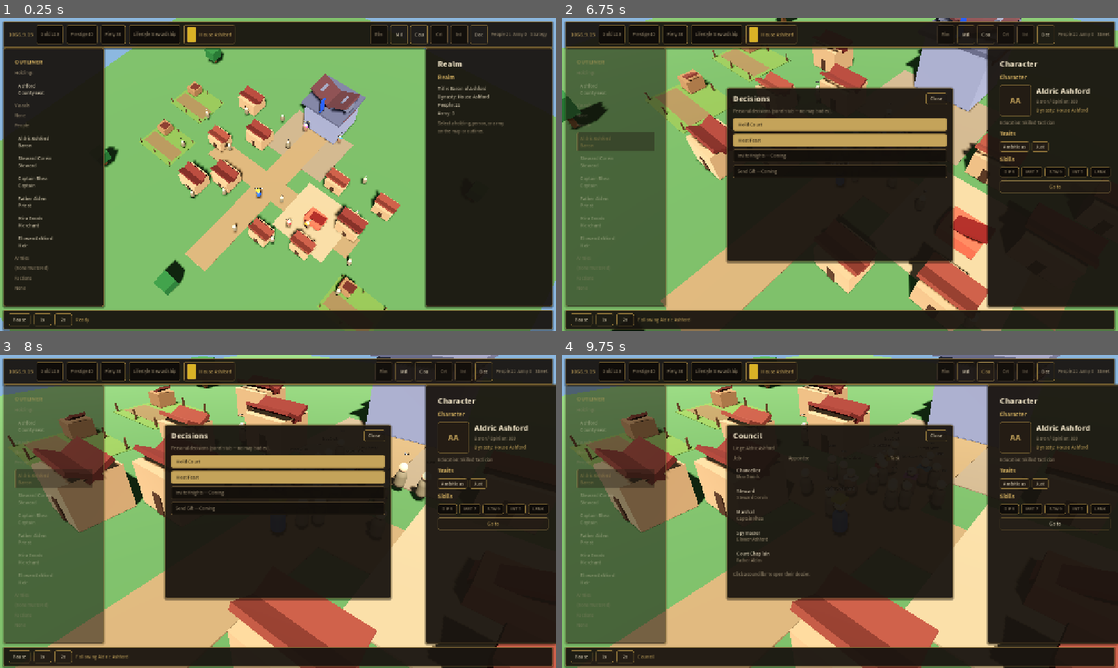
Above: before the commit, frames 1-4 (two rows, left to right).
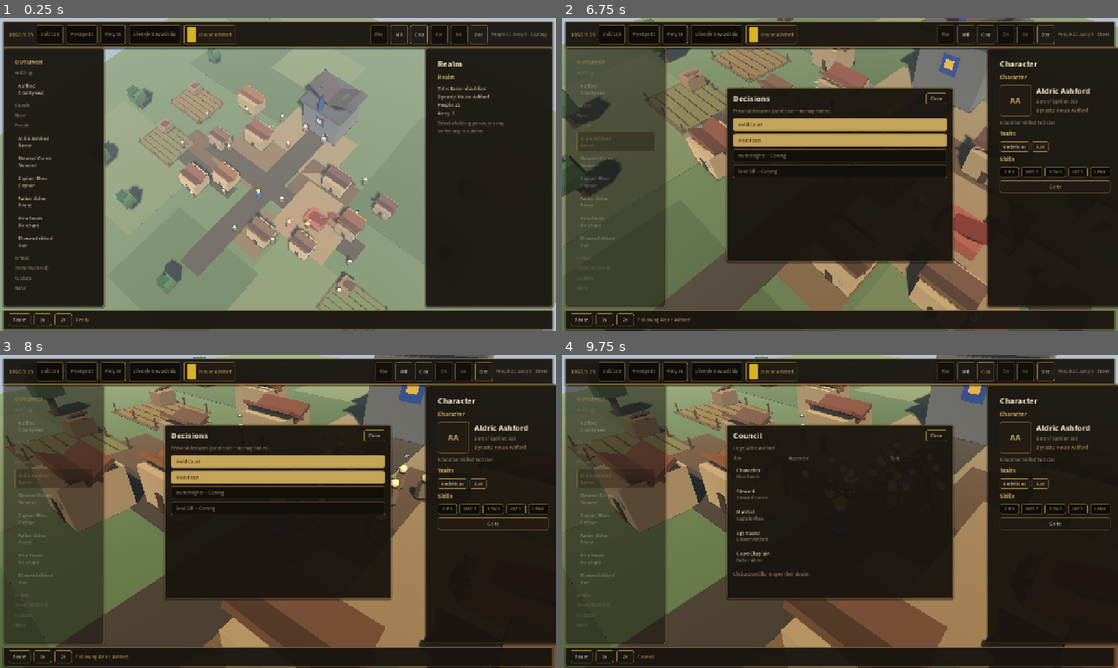
Above: after the commit, the same moments.

Repository: lpoyoll/Realm-of-Kings
Game: Godot game, scene res://scenes/main.tscn
Two runs of this game, one before a commit and one after it. Both use one fixed random seed, a clock stepped at 60 frames per second and the inputs below.
Inputs:
- Up to frame 1 (0.25 s): no input
- Up to frame 2 (6.75 s): click "Rlm" at 0.5 s; click "Mil" at 1.25 s; click "Cou" at 2 s; click "Crt" at 2.75 s; click "Int" at 3.5 s; click "Dec" at 4.25 s; click "Ashford County seat" at 5 s; click "Aldric Ashford Baron" at 5.75 s; click "Go to" at 6.5 s
- Up to frame 3 (8 s): click "Go to" at 7.25 s
- Up to frame 4 (9.75 s): click "Rlm" at 8 s; click "Mil" at 8.75 s; click "Cou" at 9.5 s

The runs differ from the first frame. In frame 1, 50% of the frame differs, in the area x 0-100%, y 0-100%; in frame 2, 35%; in frame 3, 40%; in frame 4, 40%.

Commit message:
WORLD_VISUAL_BAR Pass 1: Ashford medieval holding glance.
Muted multi-shade terrain + fog, darker keep/banner, varied houses,
furrowed fields, darker roads, layered trees; RimWorld body+head pawns
(no capsules); softer warmer sun. Chrome unchanged.

Diff:
--- a/scenes/entities/npc.tscn
+++ b/scenes/entities/npc.tscn
@@ -6,26 +6,25 @@
 radius = 0.32
 height = 1.55
 
-[sub_resource type="CapsuleMesh" id="BodyMesh"]
-radius = 0.3
-height = 1.0
+[sub_resource type="BoxMesh" id="BodyMesh"]
+size = Vector3(0.5, 0.88, 0.34)
 
 [sub_resource type="StandardMaterial3D" id="MatBody"]
-albedo_color = Color(0.55, 0.42, 0.32, 1)
+albedo_color = Color(0.48, 0.40, 0.32, 1)
 roughness = 1.0
 metallic = 0.0
 
 [sub_resource type="SphereMesh" id="HeadMesh"]
-radius = 0.22
-height = 0.44
+radius = 0.2
+height = 0.4
 
 [sub_resource type="StandardMaterial3D" id="MatHead"]
-albedo_color = Color(0.86, 0.7, 0.55, 1)
+albedo_color = Color(0.82, 0.68, 0.52, 1)
 roughness = 1.0
 metallic = 0.0
 
 [sub_resource type="BoxMesh" id="AccentMesh"]
-size = Vector3(0.62, 0.14, 0.4)
+size = Vector3(0.58, 0.14, 0.36)
 
 [sub_resource type="SphereShape3D" id="SelectShape"]
 radius = 0.9
@@ -40,17 +39,17 @@
 shape = SubResource("Cap")
 
 [node name="Body" type="MeshInstance3D" parent="."]
-transform = Transform3D(1, 0, 0, 0, 1, 0, 0, 0, 1, 0, 0.68, 0)
+transform = Transform3D(1, 0, 0, 0, 1, 0, 0, 0, 1, 0, 0.65, 0)
 mesh = SubResource("BodyMesh")
 surface_material_override/0 = SubResource("MatBody")
 
 [node name="Head" type="MeshInstance3D" parent="."]
-transform = Transform3D(1, 0, 0, 0, 1, 0, 0, 0, 1, 0, 1.38, 0)
+transform = Transform3D(1, 0, 0, 0, 1, 0, 0, 0, 1, 0, 1.32, 0)
 mesh = SubResource("HeadMesh")
 surface_material_override/0 = SubResource("MatHead")
 
 [node name="Accent" type="MeshInstance3D" parent="."]
-transform = Transform3D(1, 0, 0, 0, 1, 0, 0, 0, 1, 0, 1.12, 0)
+transform = Transform3D(1, 0, 0, 0, 1, 0, 0, 0, 1, 0, 1.05, 0)
 mesh = SubResource("AccentMesh")
 
 [node name="SelectArea" type="Area3D" parent="."]
--- a/scenes/entities/ruler.tscn
+++ b/scenes/entities/ruler.tscn
@@ -6,29 +6,28 @@
 radius = 0.35
 height = 1.7
 
-[sub_resource type="CapsuleMesh" id="BodyMesh"]
-radius = 0.32
-height = 1.1
+[sub_resource type="BoxMesh" id="BodyMesh"]
+size = Vector3(0.55, 0.95, 0.38)
 
 [sub_resource type="StandardMaterial3D" id="MatBody"]
-albedo_color = Color(0.22, 0.38, 0.78, 1)
+albedo_color = Color(0.22, 0.34, 0.62, 1)
 roughness = 1.0
 metallic = 0.0
 
 [sub_resource type="SphereMesh" id="HeadMesh"]
-radius = 0.24
-height = 0.48
+radius = 0.22
+height = 0.44
 
 [sub_resource type="StandardMaterial3D" id="MatHead"]
-albedo_color = Color(0.86, 0.7, 0.55, 1)
+albedo_color = Color(0.82, 0.68, 0.52, 1)
 roughness = 1.0
 metallic = 0.0
 
 [sub_resource type="BoxMesh" id="CrownMesh"]
-size = Vector3(0.48, 0.16, 0.48)
+size = Vector3(0.42, 0.14, 0.42)
 
 [sub_resource type="StandardMaterial3D" id="MatCrown"]
-albedo_color = Color(0.9, 0.75, 0.2, 1)
+albedo_color = Color(0.85, 0.68, 0.18, 1)
 roughness = 1.0
 metallic = 0.15
 
@@ -42,22 +41,22 @@
 shape = SubResource("Cap")
 
 [node name="Body" type="MeshInstance3D" parent="."]
-transform = Transform3D(1, 0, 0, 0, 1, 0, 0, 0, 1, 0, 0.72, 0)
+transform = Transform3D(1, 0, 0, 0, 1, 0, 0, 0, 1, 0, 0.7, 0)
 mesh = SubResource("BodyMesh")
 surface_material_override/0 = SubResource("MatBody")
 
 [node name="Head" type="MeshInstance3D" parent="."]
-transform = Transform3D(1, 0, 0, 0, 1, 0, 0, 0, 1, 0, 1.5, 0)
+transform = Transform3D(1, 0, 0, 0, 1, 0, 0, 0, 1, 0, 1.42, 0)
 mesh = SubResource("HeadMesh")
 surface_material_override/0 = SubResource("MatHead")
 
 [node name="Crown" type="MeshInstance3D" parent="."]
-transform = Transform3D(1, 0, 0, 0, 1, 0, 0, 0, 1, 0, 1.78, 0)
+transform = Transform3D(1, 0, 0, 0, 1, 0, 0, 0, 1, 0, 1.68, 0)
 mesh = SubResource("CrownMesh")
 surface_material_override/0 = SubResource("MatCrown")
 
 [node name="NameLabel" type="Label3D" parent="."]
-transform = Transform3D(1, 0, 0, 0, 1, 0, 0, 0, 1, 0, 2.25, 0)
+transform = Transform3D(1, 0, 0, 0, 1, 0, 0, 0, 1, 0, 2.15, 0)
 billboard = 1
 text = "Aldric Ashford"
 font_size = 32
--- a/scenes/entities/soldier.tscn
+++ b/scenes/entities/soldier.tscn
@@ -6,29 +6,46 @@
 radius = 0.3
 height = 1.5
 
-[sub_resource type="CapsuleMesh" id="BodyMesh"]
-radius = 0.28
-height = 0.95
+[sub_resource type="BoxMesh" id="BodyMesh"]
+size = Vector3(0.48, 0.85, 0.34)
 
 [sub_resource type="StandardMaterial3D" id="MatBody"]
-albedo_color = Color(0.42, 0.46, 0.52, 1)
+albedo_color = Color(0.40, 0.44, 0.48, 1)
+roughness = 1.0
+metallic = 0.05
+
+[sub_resource type="SphereMesh" id="HeadMesh"]
+radius = 0.18
+height = 0.36
+
+[sub_resource type="StandardMaterial3D" id="MatHead"]
+albedo_color = Color(0.82, 0.68, 0.52, 1)
 roughness = 1.0
 metallic = 0.0
 
-[sub_resource type="SphereMesh" id="HeadMesh"]
-radius = 0.2
-height = 0.4
+[sub_resource type="BoxMesh" id="HelmetMesh"]
+size = Vector3(0.38, 0.16, 0.38)
 
-[sub_resource type="StandardMaterial3D" id="MatHead"]
-albedo_color = Color(0.86, 0.7, 0.55, 1)
+[sub_resource type="StandardMaterial3D" id="MatHelmet"]
+albedo_color = Color(0.28, 0.30, 0.34, 1)
+roughness = 1.0
+metallic = 0.2
+
+[sub_resource type="BoxMesh" id="ShieldMesh"]
+size = Vector3(0.08, 0.52, 0.38)
+
+[sub_resource type="StandardMaterial3D" id="MatShield"]
+albedo_color = Color(0.48, 0.18, 0.16, 1)
 roughness = 1.0
 metallic = 0.0
 
-[sub_resource type="BoxMesh" id="ShieldMesh"]
-size = Vector3(0.08, 0.55, 0.4)
+[sub_resource type="CylinderMesh" id="SpearMesh"]
+top_radius = 0.03
+bottom_radius = 0.03
+height = 1.15
 
-[sub_resource type="StandardMaterial3D" id="MatShield"]
-albedo_color = Color(0.55, 0.2, 0.18, 1)
+[sub_resource type="StandardMaterial3D" id="MatSpear"]
+albedo_color = Color(0.35, 0.28, 0.20, 1)
 roughness = 1.0
 metallic = 0.0
 
@@ -42,18 +59,28 @@
 shape = SubResource("Cap")
 
 [node name="Body" type="MeshInstance3D" parent="."]
-transform = Transform3D(1, 0, 0, 0, 1, 0, 0, 0, 1, 0, 0.65, 0)
+transform = Transform3D(1, 0, 0, 0, 1, 0, 0, 0, 1, 0, 0.62, 0)
 mesh = SubResource("BodyMesh")
 surface_material_override/0 = SubResource("MatBody")
 
 [node name="Head" type="MeshInstance3D" parent="."]
-transform = Transform3D(1, 0, 0, 0, 1, 0, 0, 0, 1, 0, 1.32, 0)
+transform = Transform3D(1, 0, 0, 0, 1, 0, 0, 0, 1, 0, 1.25, 0)
 mesh = SubResource("HeadMesh")
 surface_material_override/0 = SubResource("MatHead")
 
+[node name="Helmet" type="MeshInstance3D" parent="."]
+transform = Transform3D(1, 0, 0, 0, 1, 0, 0, 0, 1, 0, 1.42, 0)
+mesh = SubResource("HelmetMesh")
+surface_material_override/0 = SubResource("MatHelmet")
+
 [node name="Shield" type="MeshInstance3D" parent="."]
-transform = Transform3D(1, 0, 0, 0, 1, 0, 0, 0, 1, -0.4, 0.75, 0)
+transform = Transform3D(1, 0, 0, 0, 1, 0, 0, 0, 1, -0.38, 0.72, 0)
 mesh = SubResource("ShieldMesh")
 surface_material_override/0 = SubResource("MatShield")
 
+[node name="Spear" type="MeshInstance3D" parent="."]
+transform = Transform3D(1, 0, 0, 0, 0.9659258, -0.258819, 0, 0.258819, 0.9659258, 0.32, 0.95, 0.05)
+mesh = SubResource("SpearMesh")
+surface_material_override/0 = SubResource("MatSpear")
+
 [node name="NavigationAgent3D" type="NavigationAgent3D" parent="."]
--- a/scenes/entities/villager.tscn
+++ b/scenes/entities/villager.tscn
@@ -6,21 +6,20 @@
 radius = 0.3
 height = 1.45
 
-[sub_resource type="CapsuleMesh" id="BodyMesh"]
-radius = 0.28
-height = 0.95
+[sub_resource type="BoxMesh" id="BodyMesh"]
+size = Vector3(0.46, 0.82, 0.32)
 
 [sub_resource type="StandardMaterial3D" id="MatBody"]
-albedo_color = Color(0.5, 0.45, 0.35, 1)
+albedo_color = Color(0.42, 0.36, 0.28, 1)
 roughness = 1.0
 metallic = 0.0
 
 [sub_resource type="SphereMesh" id="HeadMesh"]
-radius = 0.22
-height = 0.44
+radius = 0.19
+height = 0.38
 
 [sub_resource type="StandardMaterial3D" id="MatHead"]
-albedo_color = Color(0.86, 0.7, 0.55, 1)
+albedo_color = Color(0.82, 0.68, 0.52, 1)
 roughness = 1.0
 metallic = 0.0
 
@@ -34,17 +33,17 @@
 shape = SubResource("Cap")
 
 [node name="Body" type="MeshInstance3D" parent="."]
-transform = Transform3D(1, 0, 0, 0, 1, 0, 0, 0, 1, 0, 0.62, 0)
+transform = Transform3D(1, 0, 0, 0, 1, 0, 0, 0, 1, 0, 0.58, 0)
 mesh = SubResource("BodyMesh")
 surface_material_override/0 = SubResource("MatBody")
 
 [node name="Head" type="MeshInstance3D" parent="."]
-transform = Transform3D(1, 0, 0, 0, 1, 0, 0, 0, 1, 0, 1.28, 0)
+transform = Transform3D(1, 0, 0, 0, 1, 0, 0, 0, 1, 0, 1.2, 0)
 mesh = SubResource("HeadMesh")
 surface_material_override/0 = SubResource("MatHead")
 
 [node name="NameLabel" type="Label3D" parent="."]
-transform = Transform3D(1, 0, 0, 0, 1, 0, 0, 0, 1, 0, 2.0, 0)
+transform = Transform3D(1, 0, 0, 0, 1, 0, 0, 0, 1, 0, 1.9, 0)
 billboard = 1
 text = "Villager"
 font_size = 22
--- a/scripts/world/settlement_ashford.gd
+++ b/scripts/world/settlement_ashford.gd
@@ -1,6 +1,6 @@
 extends Node3D
-## Ashford settlement: keep, market, houses with pitched roofs, farms, roads.
-## RimWorld-adjacent: clear top-down footprints, flatter materials (not CSG stacks as look).
+## Ashford settlement Pass 1 - muted medieval holding, strategy-readable.
+## Keep/houses/roads/fields/trees; soft fog + warmer sun. No neon ground.
 
 @onready var muster_point: Marker3D = $MusterPoint
 @onready var nav_region: NavigationRegion3D = $NavigationRegion3D
@@ -8,6 +8,37 @@
 var house_spawns: Array[Vector3] = []
 var farm_spawns: Array[Vector3] = []
 var settlement_focus: Marker3D
+
+# Muted earth palette (CK3 map vibe - desaturated olives/browns/stone)
+const C_GRASS_A := Color(0.34, 0.40, 0.28)
+const C_GRASS_B := Color(0.30, 0.36, 0.24)
+const C_GRASS_C := Color(0.38, 0.42, 0.30)
+const C_DIRT := Color(0.42, 0.34, 0.24)
+const C_DIRT_DARK := Color(0.36, 0.28, 0.20)
+const C_ROAD := Color(0.28, 0.24, 0.20)
+const C_YARD := Color(0.48, 0.42, 0.32)
+const C_STONE := Color(0.38, 0.38, 0.40)
+const C_STONE_DARK := Color(0.30, 0.30, 0.33)
+const C_STONE_ROOF := Color(0.32, 0.28, 0.28)
+const C_BANNER := Color(0.18, 0.28, 0.55)
+const C_BANNER_ACCENT := Color(0.72, 0.58, 0.22)
+const C_MARKET := Color(0.50, 0.42, 0.32)
+const C_STALL := Color(0.55, 0.32, 0.24)
+const C_FIELD_CROP := Color(0.40, 0.38, 0.22)
+const C_FIELD_SOIL := Color(0.36, 0.30, 0.20)
+const C_FURROW := Color(0.28, 0.22, 0.15)
+const C_TRUNK := Color(0.32, 0.24, 0.16)
+const C_CANOPY_A := Color(0.22, 0.34, 0.20)
+const C_CANOPY_B := Color(0.26, 0.38, 0.22)
+const C_CANOPY_C := Color(0.18, 0.30, 0.18)
+const C_WALL_A := Color(0.55, 0.48, 0.38)
+const C_WALL_B := Color(0.50, 0.44, 0.36)
+const C_WALL_C := Color(0.58, 0.50, 0.40)
+const C_ROOF_A := Color(0.42, 0.26, 0.20)
+const C_ROOF_B := Color(0.38, 0.28, 0.22)
+const C_ROOF_C := Color(0.45, 0.30, 0.18)
+const C_ROOF_D := Color(0.35, 0.24, 0.22)
+const C_DOOR := Color(0.28, 0.20, 0.14)
 
 func _ready() -> void:
 	add_to_group("holdings")
@@ -63,90 +94,182 @@
 		mi.add_child(body)
 	return mi
 
+func _cyl(radius: float, height: float, pos: Vector3, color: Color, static_body: bool = false) -> MeshInstance3D:
+	var mi := MeshInstance3D.new()
+	var mesh := CylinderMesh.new()
+	mesh.top_radius = radius
+	mesh.bottom_radius = radius
+	mesh.height = height
+	mi.mesh = mesh
+	mi.material_override = _mat(color)
+	mi.position = pos
+	add_child(mi)
+	if static_body:
+		var body := StaticBody3D.new()
+		var col := CollisionShape3D.new()
+		var shape := CylinderShape3D.new()
+		shape.radius = radius
+		shape.height = height
+		col.shape = shape
+		body.collision_layer = 1
+		body.collision_mask = 0
+		body.add_child(col)
+		mi.add_child(body)
+	return mi
+
 func _build() -> void:
 	_add_sun()
 	_add_environment()
-	# Ground â€” flat field
-	_box(Vector3(70, 1, 70), Vector3(0, -0.5, 0), Color(0.36, 0.50, 0.30))
-	# Roads â€” clear footprints from above
-	_box(Vector3(3.5, 0.08, 32), Vector3(0, 0.04, 0), Color(0.58, 0.48, 0.34), false)
-	_box(Vector3(24, 0.08, 3.2), Vector3(2, 0.04, 2), Color(0.58, 0.48, 0.34), false)
-	# Keep â€” solid footprint + flat roof plate + banner towers
-	_box(Vector3(5.5, 5.0, 5.5), Vector3(0, 2.5, -12), Color(0.52, 0.52, 0.58))
-	_box(Vector3(6.4, 0.35, 6.4), Vector3(0, 5.2, -12), Color(0.38, 0.38, 0.44), false)
-	# Pitched keep roof ridge (rotated thin box)
-	_box(Vector3(6.6, 0.25, 3.4), Vector3(0, 5.55, -12), Color(0.42, 0.28, 0.28), false, Vector3(0, 0, 28))
-	_box(Vector3(6.6, 0.25, 3.4), Vector3(0, 5.55, -12), Color(0.40, 0.26, 0.26), false, Vector3(0, 0, -28))
-	_box(Vector3(1.4, 1.6, 1.4), Vector3(-2.2, 5.9, -12), Color(0.45, 0.45, 0.50), false)
-	_box(Vector3(1.4, 1.6, 1.4), Vector3(2.2, 5.9, -12), Color(0.45, 0.45, 0.50), false)
-	# Banner accent
-	_box(Vector3(0.12, 2.2, 0.8), Vector3(0, 6.8, -9.2), Color(0.22, 0.35, 0.72), false)
-	# Keep yard / muster
-	_box(Vector3(10, 0.06, 8), Vector3(0, 0.03, -7), Color(0.55, 0.48, 0.38), false)
+	_add_terrain()
+	_add_roads()
+	_add_keep()
+	_add_market()
+	_add_houses()
+	_add_farms()
+	_add_trees()
+
+func _add_terrain() -> void:
+	# Base muted grass slab (collision) - olive, not neon
+	_box(Vector3(72, 1.0, 72), Vector3(0, -0.5, 0), C_GRASS_A, true)
+	# Overlapping grass tone patches (no collision) for variation
+	_box(Vector3(22, 0.04, 18), Vector3(-14, 0.02, -16), C_GRASS_B, false)
+	_box(Vector3(20, 0.04, 16), Vector3(16, 0.02, 14), C_GRASS_C, false)
+	_box(Vector3(18, 0.035, 14), Vector3(-18, 0.025, 12), C_GRASS_C, false)
+	_box(Vector3(16, 0.035, 20), Vector3(18, 0.025, -12), C_GRASS_B, false)
+	_box(Vector3(14, 0.03, 12), Vector3(0, 0.03, 18), C_GRASS_B, false)
+	_box(Vector3(12, 0.03, 10), Vector3(-8, 0.03, -20), C_GRASS_C, false)
+	# Dirt / worn patches near roads and keep approaches
+	_box(Vector3(10, 0.05, 8), Vector3(-4, 0.04, 0), C_DIRT, false)
+	_box(Vector3(8, 0.05, 7), Vector3(6, 0.04, -2), C_DIRT_DARK, false)
+	_box(Vector3(7, 0.045, 6), Vector3(2, 0.035, 8), C_DIRT, false)
+	_box(Vector3(9, 0.045, 5), Vector3(-10, 0.035, 4), C_DIRT_DARK, false)
+	# Thin raised layers for slight height noise (far edges)
+	_box(Vector3(8, 0.12, 6), Vector3(-26, 0.06, -22), C_GRASS_B, false)
+	_box(Vector3(7, 0.10, 5), Vector3(25, 0.05, 22), C_GRASS_C, false)
+	_box(Vector3(6, 0.08, 8), Vector3(24, 0.04, -20), C_DIRT, false)
+	_box(Vector3(5, 0.09, 7), Vector3(-24, 0.045, 20), C_GRASS_B, false)
+
+func _add_roads() -> void:
+	# Darker than yards - packed earth paths
+	_box(Vector3(3.2, 0.07, 34), Vector3(0, 0.035, 0), C_ROAD, false)
+	_box(Vector3(26, 0.07, 2.8), Vector3(2, 0.035, 2), C_ROAD, false)
+	# Spur to farms / market edge
+	_box(Vector3(10, 0.06, 2.0), Vector3(-8, 0.03, 6), C_ROAD, false)
+	_box(Vector3(2.0, 0.06, 8), Vector3(8, 0.03, -2), C_ROAD, false)
+
+func _add_keep() -> void:
+	# Darker stone keep - taller landmark
+	_box(Vector3(5.8, 5.6, 5.8), Vector3(0, 2.8, -12), C_STONE)
+	_box(Vector3(6.6, 0.4, 6.6), Vector3(0, 5.7, -12), C_STONE_DARK, false)
+	# Pitched keep roof
+	_box(Vector3(7.0, 0.28, 3.5), Vector3(0, 6.1, -12), C_STONE_ROOF, false, Vector3(0, 0, 30))
+	_box(Vector3(7.0, 0.28, 3.5), Vector3(0, 6.1, -12), Color(0.30, 0.26, 0.26), false, Vector3(0, 0, -30))
+	# Corner towers
+	_box(Vector3(1.5, 1.8, 1.5), Vector3(-2.4, 6.5, -12), C_STONE_DARK, false)
+	_box(Vector3(1.5, 1.8, 1.5), Vector3(2.4, 6.5, -12), C_STONE_DARK, false)
+	# Clearer banner + CoA plate on keep face (toward settlement)
+	_box(Vector3(0.08, 2.6, 1.0), Vector3(0, 7.2, -8.9), C_BANNER, false)
+	# Pole
+	_box(Vector3(0.1, 3.2, 0.1), Vector3(0, 7.4, -9.05), Color(0.25, 0.22, 0.18), false)
+	# CoA plate on keep wall (readable from strategy cam)
+	_box(Vector3(1.4, 1.6, 0.12), Vector3(0, 3.4, -9.05), C_BANNER, false)
+	_box(Vector3(0.7, 0.7, 0.08), Vector3(0, 3.5, -8.95), C_BANNER_ACCENT, false)
+	# Keep yard / muster - lighter than road
+	_box(Vector3(11, 0.06, 9), Vector3(0, 0.03, -7), C_YARD, false)
 	if muster_point:
 		muster_point.position = Vector3(0, 0.1, -7)
-	# Market plaza + stall
-	_box(Vector3(8, 0.1, 8), Vector3(8, 0.05, 2), Color(0.64, 0.56, 0.42), false)
-	_box(Vector3(2.4, 1.0, 2.0), Vector3(8, 0.55, 2), Color(0.72, 0.38, 0.28), false)
-	_box(Vector3(2.8, 0.2, 1.1), Vector3(8, 1.2, 2), Color(0.55, 0.22, 0.18), false, Vector3(0, 0, 20))
-	# Houses (10) with pitched roofs
-	var house_spots := [
-		Vector3(-6, 0, -3), Vector3(-10, 0, 1), Vector3(-5, 0, 5),
-		Vector3(7, 0, -4), Vector3(12, 0, 0), Vector3(9, 0, 6),
-		Vector3(-11, 0, -7), Vector3(14, 0, -5), Vector3(-8, 0, 8),
-		Vector3(4, 0, 8)
+
+func _add_market() -> void:
+	_box(Vector3(8.5, 0.08, 8.5), Vector3(8, 0.04, 2), C_MARKET, false)
+	# Stall body + roof
+	_box(Vector3(2.5, 1.05, 2.1), Vector3(8, 0.55, 2), C_STALL, false)
+	_box(Vector3(3.0, 0.18, 1.2), Vector3(8, 1.25, 2), Color(0.48, 0.22, 0.16), false, Vector3(0, 0, 18))
+	# Second small stall for market read
+	_box(Vector3(1.8, 0.9, 1.5), Vector3(10.2, 0.5, 0.5), Color(0.50, 0.36, 0.26), false)
+	_box(Vector3(2.1, 0.14, 0.9), Vector3(10.2, 1.05, 0.5), Color(0.40, 0.24, 0.18), false, Vector3(0, 0, -15))
+
+func _add_houses() -> void:
+	# Varied footprints + roof tints (10 houses)
+	var house_defs := [
+		{"pos": Vector3(-6, 0, -3), "w": 3.2, "d": 2.8, "h": 2.3, "wall": C_WALL_A, "roof": C_ROOF_A},
+		{"pos": Vector3(-10, 0, 1), "w": 2.4, "d": 2.2, "h": 1.8, "wall": C_WALL_B, "roof": C_ROOF_B},
+		{"pos": Vector3(-5, 0, 5), "w": 2.8, "d": 2.4, "h": 2.0, "wall": C_WALL_C, "roof": C_ROOF_C},
+		{"pos": Vector3(7, 0, -4), "w": 3.0, "d": 2.6, "h": 2.15, "wall": C_WALL_A, "roof": C_ROOF_D},
+		{"pos": Vector3(12, 0, 0), "w": 2.6, "d": 3.0, "h": 1.9, "wall": C_WALL_B, "roof": C_ROOF_A},
+		{"pos": Vector3(9, 0, 6), "w": 2.5, "d": 2.3, "h": 2.05, "wall": C_WALL_C, "roof": C_ROOF_B},
+		{"pos": Vector3(-11, 0, -7), "w": 3.4, "d": 2.5, "h": 2.4, "wall": C_WALL_A, "roof": C_ROOF_C},
+		{"pos": Vector3(14, 0, -5), "w": 2.3, "d": 2.1, "h": 1.75, "wall": C_WALL_B, "roof": C_ROOF_D},
+		{"pos": Vector3(-8, 0, 8), "w": 2.9, "d": 2.7, "h": 2.1, "wall": C_WALL_C, "roof": C_ROOF_A},
+		{"pos": Vector3(4, 0, 8), "w": 2.7, "d": 2.5, "h": 1.95, "wall": C_WALL_A, "roof": C_ROOF_B},
 	]
-	for i in house_spots.size():
-		_house(house_spots[i], i % 2 == 0)
-		house_spawns.append(house_spots[i] + Vector3(0, 0.2, 2.2))
-	# Farms (3) â€” flat patches + fence posts
-	var farms := [Vector3(-16, 0, 6), Vector3(-18, 0, -2), Vector3(18, 0, 8)]
+	for i in house_defs.size():
+		var d: Dictionary = house_defs[i]
+		_house(d.pos, d.w, d.d, d.h, d.wall, d.roof, i % 3 == 0)
+		house_spawns.append(d.pos + Vector3(0, 0.2, d.d * 0.5 + 0.8))
+
+func _house(origin: Vector3, w: float, d: float, h: float, wall: Color, roof: Color, long_eave: bool) -> void:
+	_box(Vector3(w, h, d), origin + Vector3(0, h * 0.5, 0), wall)
+	var roof_y := h + 0.12
+	var eave := 0.45 if long_eave else 0.3
+	_box(Vector3(w + eave, 0.2, d * 0.55), origin + Vector3(0, roof_y, -d * 0.12), roof, false, Vector3(28, 0, 0))
+	_box(Vector3(w + eave, 0.2, d * 0.55), origin + Vector3(0, roof_y, d * 0.12), roof, false, Vector3(-28, 0, 0))
+	# Door accent
+	_box(Vector3(0.5, 1.05, 0.08), origin + Vector3(0, 0.52, d * 0.5 + 0.02), C_DOOR, false)
+	# Tiny window plate for silhouette
+	_box(Vector3(0.35, 0.35, 0.06), origin + Vector3(w * 0.28, h * 0.55, d * 0.5 + 0.02), Color(0.45, 0.50, 0.55), false)
+
+func _add_farms() -> void:
+	var farms := [
+		{"pos": Vector3(-16, 0, 6), "crop": C_FIELD_CROP},
+		{"pos": Vector3(-18, 0, -2), "crop": Color(0.44, 0.36, 0.20)},
+		{"pos": Vector3(18, 0, 8), "crop": Color(0.36, 0.40, 0.22)},
+	]
 	for f in farms:
-		_farm(f)
-		farm_spawns.append(f + Vector3(0, 0.2, 0))
-	# Trees â€” simple trunk + canopy blob
-	for p in [Vector3(-22, 0, -10), Vector3(22, 0, -14), Vector3(-20, 0, 14), Vector3(20, 0, 16), Vector3(0, 0, 20)]:
-		_tree(p)
-
-func _house(origin: Vector3, tall: bool) -> void:
-	var h := 2.2 if tall else 1.85
-	var w := 3.0 if tall else 2.5
-	var d := 2.6 if tall else 2.2
-	# Footprint body
-	_box(Vector3(w, h, d), origin + Vector3(0, h * 0.5, 0), Color(0.68, 0.55, 0.40))
-	# Pitched roof (two slanted plates) â€” readable from strategy cam
-	var roof_y := h + 0.15
-	var roof_col := Color(0.48, 0.24, 0.20) if tall else Color(0.52, 0.28, 0.22)
-	_box(Vector3(w + 0.4, 0.22, d * 0.55), origin + Vector3(0, roof_y, -d * 0.12), roof_col, false, Vector3(28, 0, 0))
-	_box(Vector3(w + 0.4, 0.22, d * 0.55), origin + Vector3(0, roof_y, d * 0.12), roof_col, false, Vector3(-28, 0, 0))
-	# Door accent strip (silhouette detail)
-	_box(Vector3(0.55, 1.1, 0.08), origin + Vector3(0, 0.55, d * 0.5 + 0.02), Color(0.35, 0.25, 0.18), false)
-
-func _farm(origin: Vector3) -> void:
-	# Flat crop patch (brown/green)
-	_box(Vector3(6.5, 0.06, 5.2), origin + Vector3(0, 0.03, 0), Color(0.42, 0.52, 0.26), false)
-	_box(Vector3(5.8, 0.04, 2.0), origin + Vector3(0, 0.06, 0.8), Color(0.50, 0.42, 0.28), false)
+		_farm(f.pos, f.crop)
+		farm_spawns.append(f.pos + Vector3(0, 0.2, 0))
+
+func _farm(origin: Vector3, crop: Color) -> void:
+	# Soil base + crop tint - not pale green rectangles
+	_box(Vector3(6.8, 0.05, 5.4), origin + Vector3(0, 0.025, 0), C_FIELD_SOIL, false)
+	_box(Vector3(6.2, 0.06, 4.8), origin + Vector3(0, 0.055, 0), crop, false)
+	# Furrow lines - thin darker strips across field
+	for i in range(5):
+		var z := -1.8 + i * 0.9
+		_box(Vector3(5.8, 0.04, 0.12), origin + Vector3(0, 0.08, z), C_FURROW, false)
 	# Shed
-	_box(Vector3(1.6, 1.2, 1.6), origin + Vector3(-1.8, 0.6, -1.4), Color(0.58, 0.44, 0.30))
-	_box(Vector3(1.9, 0.18, 1.0), origin + Vector3(-1.8, 1.3, -1.4), Color(0.45, 0.25, 0.20), false, Vector3(0, 0, 22))
-	# Fence posts around patch
+	_box(Vector3(1.6, 1.2, 1.6), origin + Vector3(-2.0, 0.6, -1.6), Color(0.48, 0.38, 0.28))
+	_box(Vector3(1.9, 0.16, 1.0), origin + Vector3(-2.0, 1.3, -1.6), C_ROOF_B, false, Vector3(0, 0, 22))
+	# Fence posts
 	var posts := [
-		Vector3(-3.0, 0.4, -2.3), Vector3(3.0, 0.4, -2.3),
-		Vector3(-3.0, 0.4, 2.3), Vector3(3.0, 0.4, 2.3),
-		Vector3(0.0, 0.4, -2.3), Vector3(0.0, 0.4, 2.3),
+		Vector3(-3.1, 0.4, -2.4), Vector3(3.1, 0.4, -2.4),
+		Vector3(-3.1, 0.4, 2.4), Vector3(3.1, 0.4, 2.4),
+		Vector3(0.0, 0.4, -2.4), Vector3(0.0, 0.4, 2.4),
 	]
 	for p in posts:
-		_box(Vector3(0.12, 0.8, 0.12), origin + p, Color(0.40, 0.30, 0.20), false)
-
-func _tree(origin: Vector3) -> void:
-	_box(Vector3(0.4, 1.4, 0.4), origin + Vector3(0, 0.7, 0), Color(0.42, 0.30, 0.18), false)
-	_box(Vector3(1.8, 1.6, 1.8), origin + Vector3(0, 2.1, 0), Color(0.24, 0.44, 0.24), false)
+		_box(Vector3(0.12, 0.8, 0.12), origin + p, Color(0.34, 0.26, 0.18), false)
+
+func _add_trees() -> void:
+	var spots := [
+		Vector3(-22, 0, -10), Vector3(22, 0, -14), Vector3(-20, 0, 14),
+		Vector3(20, 0, 16), Vector3(0, 0, 20), Vector3(-24, 0, 4),
+		Vector3(24, 0, -4), Vector3(-12, 0, 16),
+	]
+	for i in spots.size():
+		_tree(spots[i], 0.9 + (i % 3) * 0.15)
+
+func _tree(origin: Vector3, scale: float = 1.0) -> void:
+	# Trunk (cylinder) + layered canopy blobs
+	_cyl(0.22 * scale, 1.5 * scale, origin + Vector3(0, 0.75 * scale, 0), C_TRUNK, false)
+	_box(Vector3(1.6 * scale, 1.1 * scale, 1.6 * scale), origin + Vector3(0, 1.9 * scale, 0), C_CANOPY_A, false)
+	_box(Vector3(1.2 * scale, 0.9 * scale, 1.2 * scale), origin + Vector3(0.25 * scale, 2.5 * scale, -0.15 * scale), C_CANOPY_B, false)
+	_box(Vector3(1.0 * scale, 0.7 * scale, 1.0 * scale), origin + Vector3(-0.2 * scale, 2.9 * scale, 0.1 * scale), C_CANOPY_C, false)
 
 func _add_sun() -> void:
 	var light := DirectionalLight3D.new()
 	light.name = "Sun"
-	light.rotation_degrees = Vector3(-50, 35, 0)
-	light.light_energy = 1.15
+	light.rotation_degrees = Vector3(-48, 40, 0)
+	light.light_energy = 0.78
+	light.light_color = Color(1.0, 0.94, 0.82)
 	light.shadow_enabled = true
 	add_child(light)
 
@@ -154,11 +277,17 @@
 	var we := WorldEnvironment.new()
 	var env := Environment.new()
 	env.background_mode = Environment.BG_COLOR
-	env.background_color = Color(0.55, 0.72, 0.88)
+	env.background_color = Color(0.52, 0.60, 0.68)
 	env.ambient_light_source = Environment.AMBIENT_SOURCE_COLOR
-	env.ambient_light_color = Color(0.55, 0.58, 0.62)
-	env.ambient_light_energy = 0.45
+	env.ambient_light_color = Color(0.48, 0.50, 0.46)
+	env.ambient_light_energy = 0.55
 	env.tonemap_mode = Environment.TONE_MAPPER_ACES
+	# Soft fog / horizon wash
+	env.fog_enabled = true
+	env.fog_light_color = Color(0.58, 0.62, 0.66)
+	env.fog_density = 0.0045
+	env.fog_aerial_perspective = 0.35
+	env.fog_sky_affect = 0.6
 	we.environment = env
 	add_child(we)
 
Not shown: 1 places in scenes/entities/soldier.tscn that only renumber resources
Not shown, added: design/WORLD_VISUAL_BAR.md
